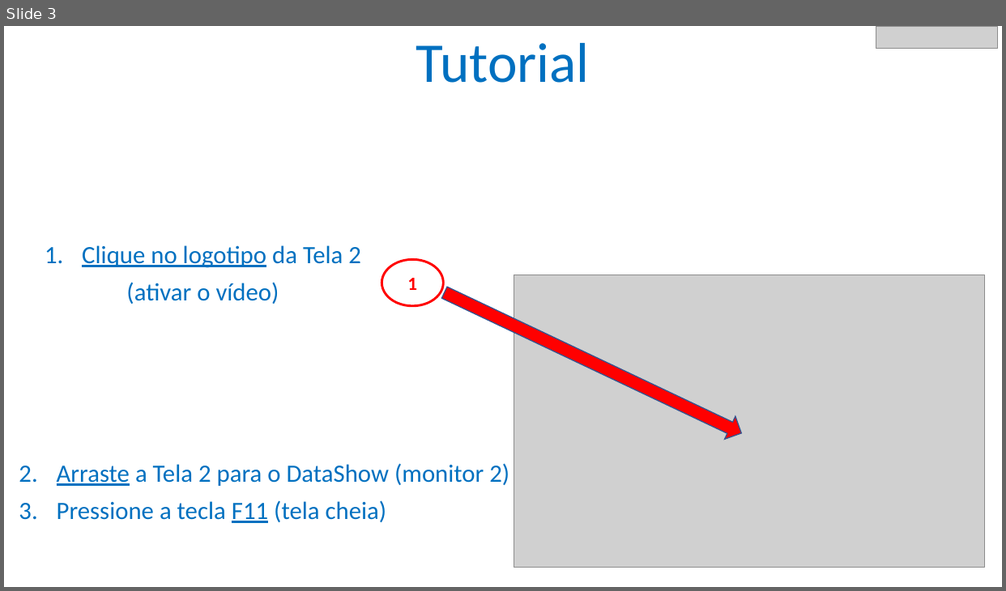
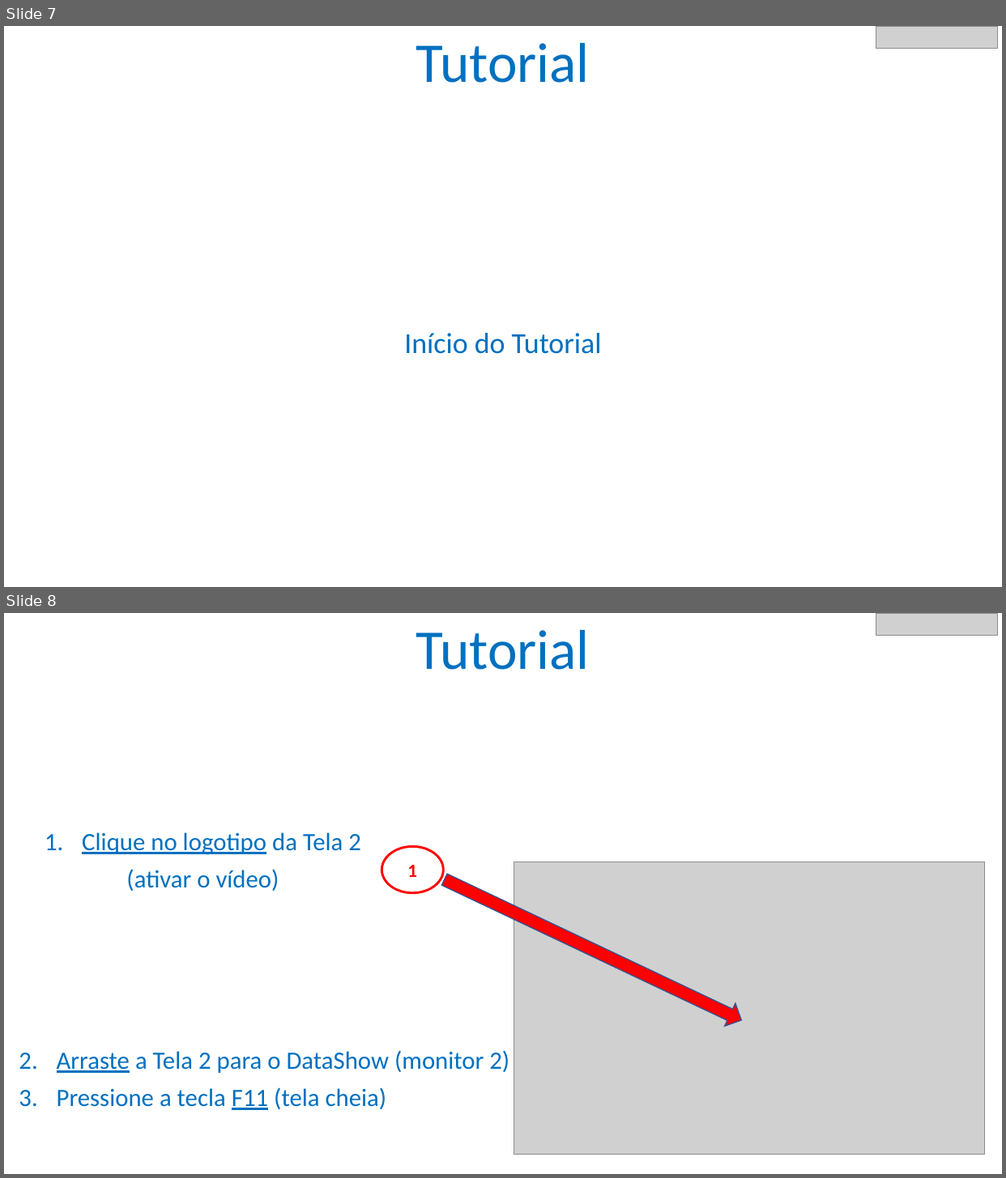
Before and after one commit to datashowcloud/datashow, a slide deck: help/help.pptx. Shown one above the other, each under a label of ours: slide 3 before the commit, slides 7 and 8 after it. The pictures are 1006x591 and 1006x1178 pixels, drawn with LibreOffice and Linux fonts; fonts in the diff are those of the drawing; grey boxes stand for pictures. Boxes give left, top, right and bottom in pixels: in the first picture for what was removed or moved away, otherwise in the second. Text is boxed around its words. In the diff, an @@ line names an element or a change of style, - is before the commit and + after.

```diff
--- a/help/help.pptx
+++ b/help/help.pptx
@@ slide 7 added at bbox=[4, 26, 1002, 587], background #FFFFFF @@
@@ title added at bbox=[416, 43, 590, 83], 54 pt, text #0070C0 @@
+Tutorial
@@ picture added at bbox=[876, 27, 998, 49] @@
@@ text added at bbox=[404, 333, 602, 354], 28 pt, text #0070C0 @@
+Início do Tutorial
@@ what was slide 3 is now slide 8 @@
```
Also in this commit, not shown: 3 slides changed, 6 other slides added, 2 other files.
